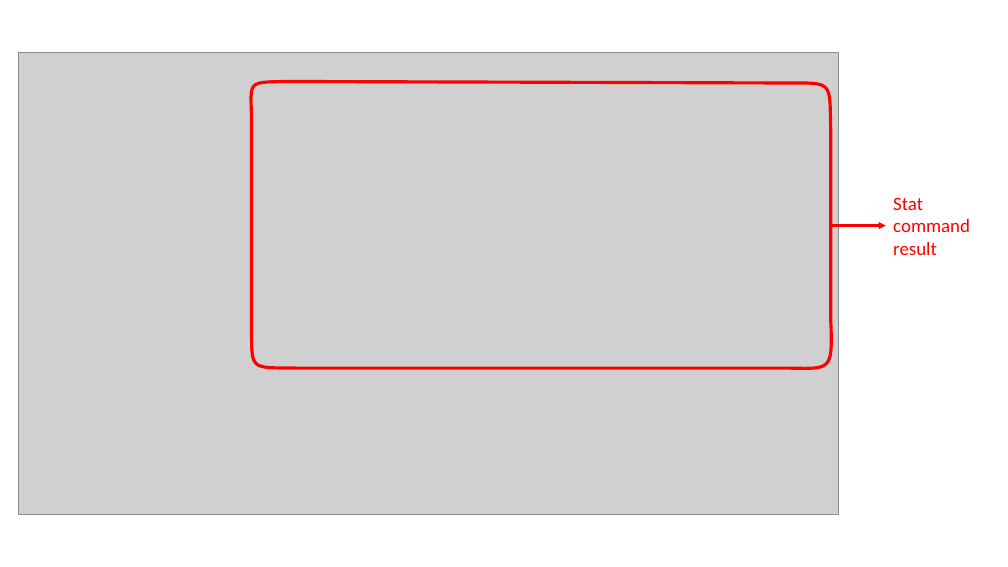
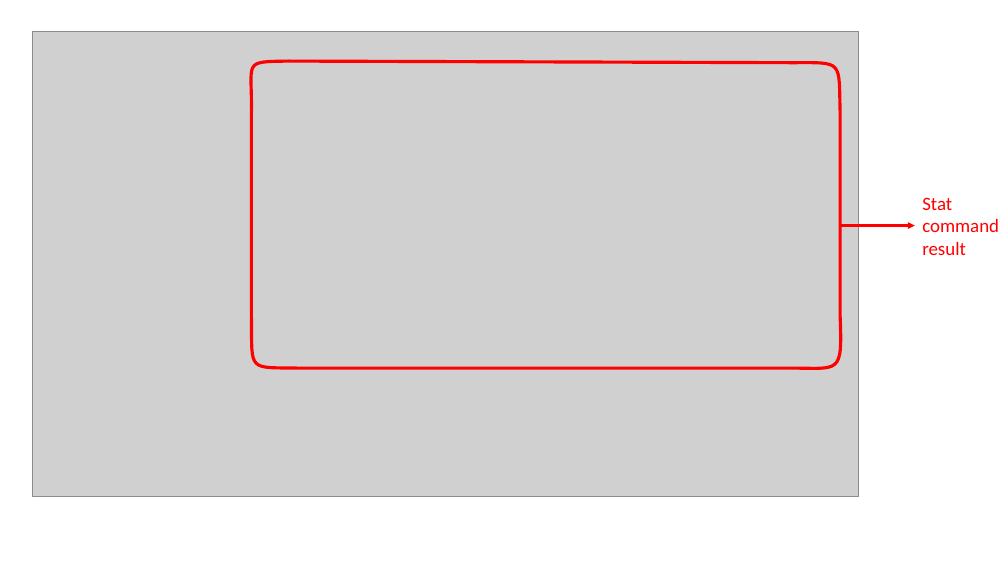
Before and after one commit to weizhang05/NUS-CS2113T-Project-AY1819, a slide deck: slide 1 of docs/diagrams/StatResultDiagram.pptx. Drawn at 1008x567 pixels with LibreOffice and Linux fonts; fonts in the diff are those of the drawing; grey boxes stand for pictures. Boxes give left, top, right and bottom in pixels: in the first picture for what was removed or moved away, otherwise in the second. Text is boxed around its words. In the diff, an @@ line names an element or a change of style, - is before the commit and + after.

```diff
--- a/docs/diagrams/StatResultDiagram.pptx
+++ b/docs/diagrams/StatResultDiagram.pptx
@@ picture: place and size @@
-picture at [18, 53, 839, 515]
+picture at [33, 32, 859, 497]
@@ freeform shape: place and size @@
-freeform shape at [251, 82, 832, 368]
+freeform shape at [251, 61, 841, 368]
@@ text "Stat command result": place and size @@
-text "Stat command result" at [893, 197, 970, 255]
+text "Stat command result" at [922, 197, 999, 255]
@@ arrow moved from (831, 225) - (886, 225) to (841, 225) - (915, 225) @@
```
Also in this commit, not shown: 3 other files.
